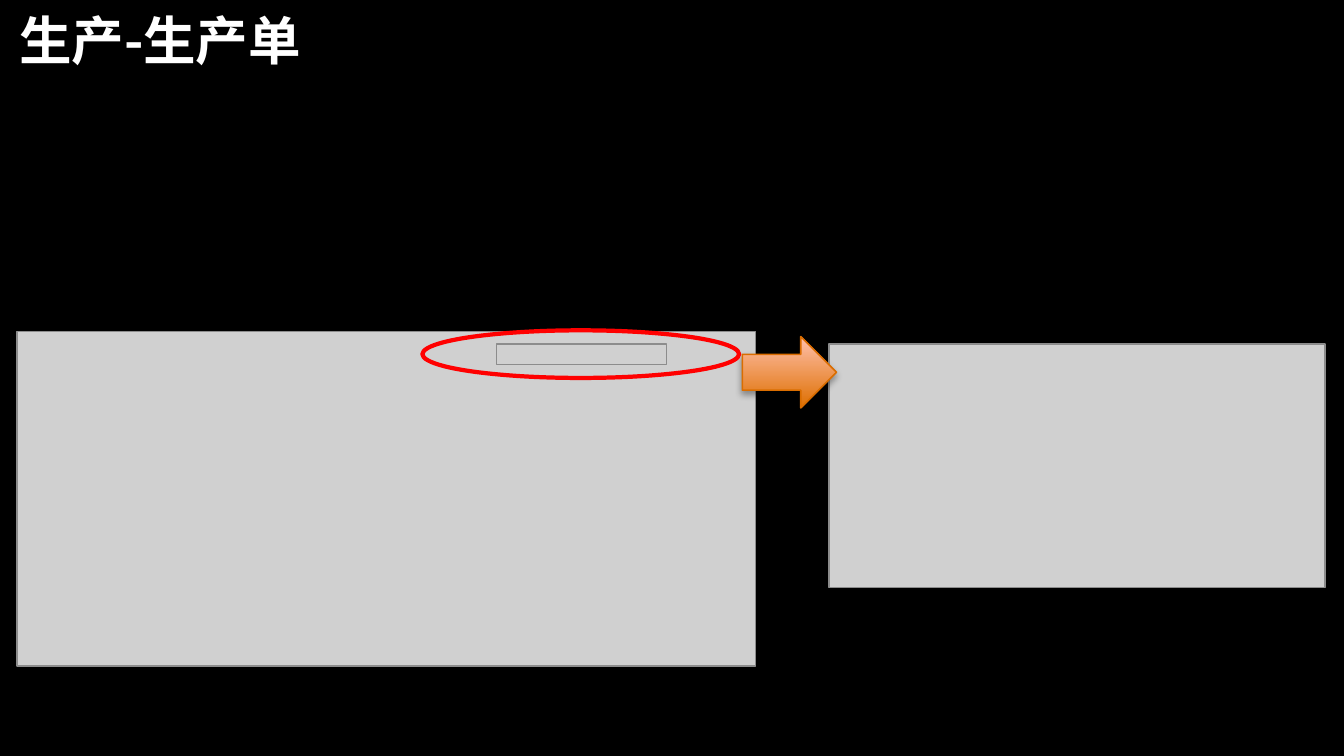
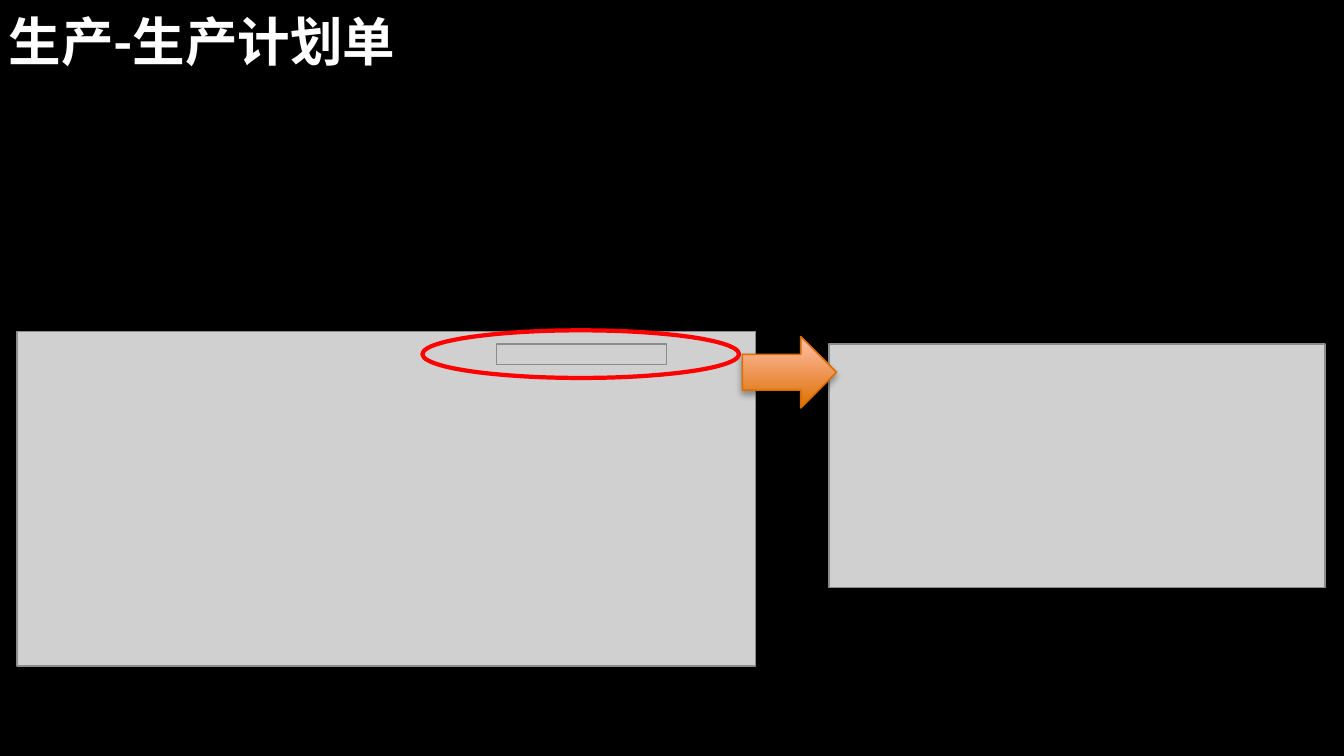
Before and after one commit to dislin/MyProject, a slide deck: slide 43 of Sinopec/Document/你的ERP.pptx. Drawn at 1344x756 pixels with LibreOffice and Linux fonts; fonts in the diff are those of the drawing; grey boxes stand for pictures; background and template pictures are left out. Boxes give left, top, right and bottom in pixels: in the first picture for what was removed or moved away, otherwise in the second. Text is boxed around its words. In the diff, an @@ line names an element or a change of style, - is before the commit and + after.

Commit message:
updated

```diff
--- a/Sinopec/Document/你的ERP.pptx
+++ b/Sinopec/Document/你的ERP.pptx
@@ title at (x1=9, y1=16, x2=395, y2=66): text changed @@
-生产-生产单
+生产-生产计划单
```
Also in this commit, not shown: 2 other slides changed.
